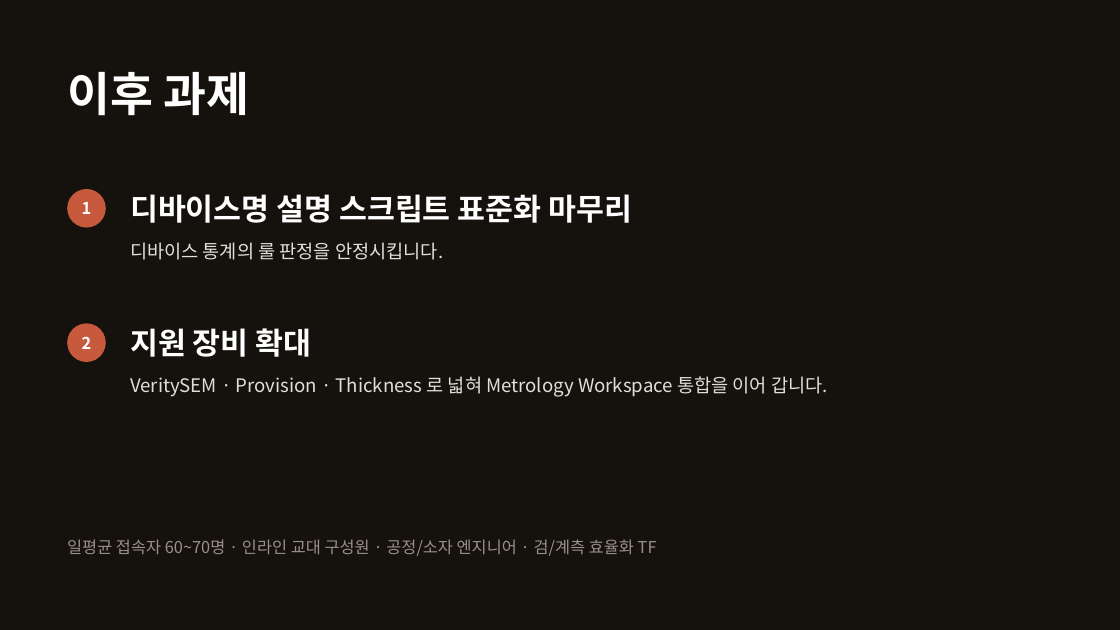
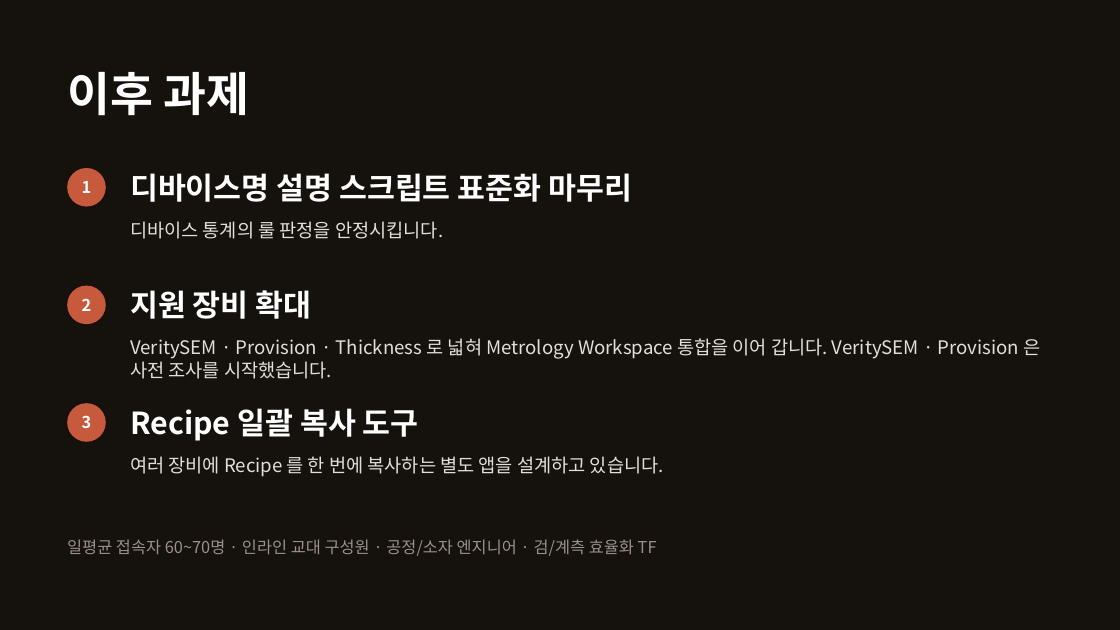
Before and after one commit to DarrenKoi/skewnono_v3_nuxt, a slide deck: slide 9 of docs/progress_report/skewnono_year_end_report_2026.pptx (slide 7 before the commit). Drawn at 1120x630 pixels with LibreOffice and Linux fonts; fonts in the diff are those of the drawing. Boxes give left, top, right and bottom in pixels: in the first picture for what was removed or moved away, otherwise in the second. Text is boxed around its words. In the diff, an @@ line names an element or a change of style, - is before the commit and + after.

```diff
--- a/docs/progress_report/skewnono_year_end_report_2026.pptx
+++ b/docs/progress_report/skewnono_year_end_report_2026.pptx
@@ 2 texts, 1 ellipse: place and size @@
-2 texts, 1 ellipse at [67,189,632,260]
+2 texts, 1 ellipse at [67,168,632,239]
@@ ellipse "2": place and size @@
-ellipse "2" at [67,323,106,362]
+ellipse "2" at [67,286,106,324]
@@ text "지원 장비 확대": place and size @@
-text "지원 장비 확대" at [130,328,312,357]
+text "지원 장비 확대" at [130,290,312,319]
@@ text at [130,338,1040,379]: text changed @@
-VeritySEM · Provision · Thickness 로 넓혀 Metrology Workspace 통합을 이어 갑니다.
+VeritySEM · Provision · Thickness 로 넓혀 Metrology Workspace 통합을 이어 갑니다. VeritySEM · Provision 은 사전 조사를 시작했습니다.
@@ ellipse added at [67,403,106,442], fill #C75A3C, 14 pt, text #FFFFFF, bold @@
+3
@@ text added at [130,408,419,441], 26 pt, text #FFFFFF, bold @@
+Recipe 일괄 복사 도구
@@ text added at [130,456,664,477], 16 pt, text #E3DED8 @@
+여러 장비에 Recipe 를 한 번에 복사하는 별도 앱을 설계하고 있습니다.
```
Also in this commit, not shown: 3 other slides changed, 2 slides added.
